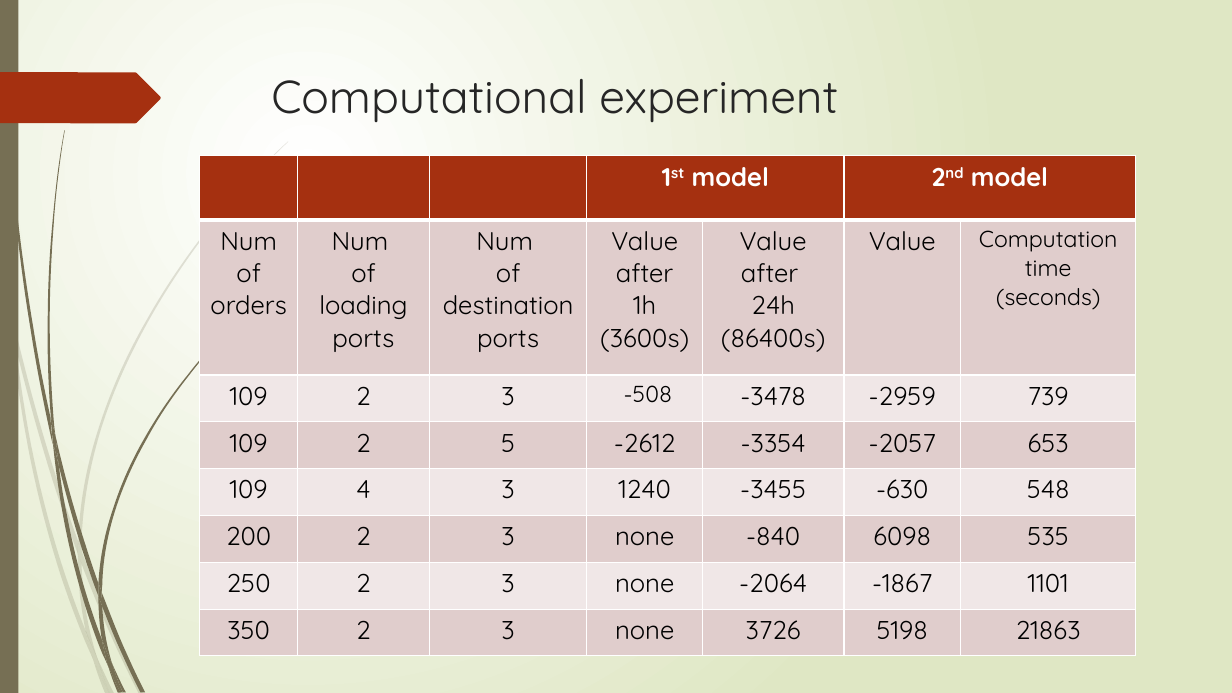
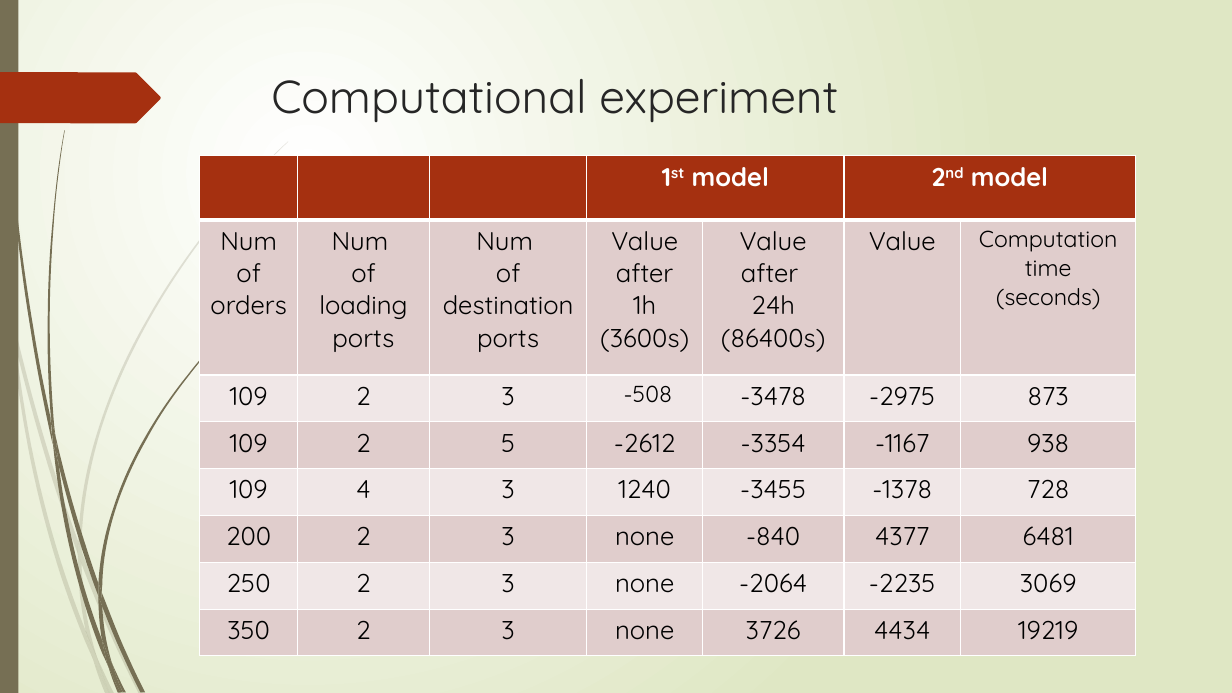
Before and after one commit to r-kurosu/kline_new, a slide deck: slide 36 of 竹田_修論発表.pptx. Drawn at 1232x693 pixels with LibreOffice and Linux fonts; fonts in the diff are those of the drawing. Boxes give left, top, right and bottom in pixels: in the first picture for what was removed or moved away, otherwise in the second. Text is boxed around its words. In the diff, an @@ line names an element or a change of style, - is before the commit and + after.

```diff
--- a/竹田_修論発表.pptx
+++ b/竹田_修論発表.pptx
@@ table at (x1=200, y1=156, x2=1137, y2=656) @@
-row 3, column 6: -2959
+row 3, column 6: -2975
-row 3, column 7: 739
+row 3, column 7: 873
-row 4, column 6: -2057
+row 4, column 6: -1167
-row 4, column 7: 653
+row 4, column 7: 938
-row 5, column 6: -630
+row 5, column 6: -1378
-row 5, column 7: 548
+row 5, column 7: 728
-row 6, column 6: 6098
+row 6, column 6: 4377
-row 6, column 7: 535
+row 6, column 7: 6481
-row 7, column 6: -1867
+row 7, column 6: -2235
-row 7, column 7: 1101
+row 7, column 7: 3069
-row 8, column 6: 5198
+row 8, column 6: 4434
-row 8, column 7: 21863
+row 8, column 7: 19219
```
Also in this commit, not shown: 1 other slide changed, 3 slides added.
